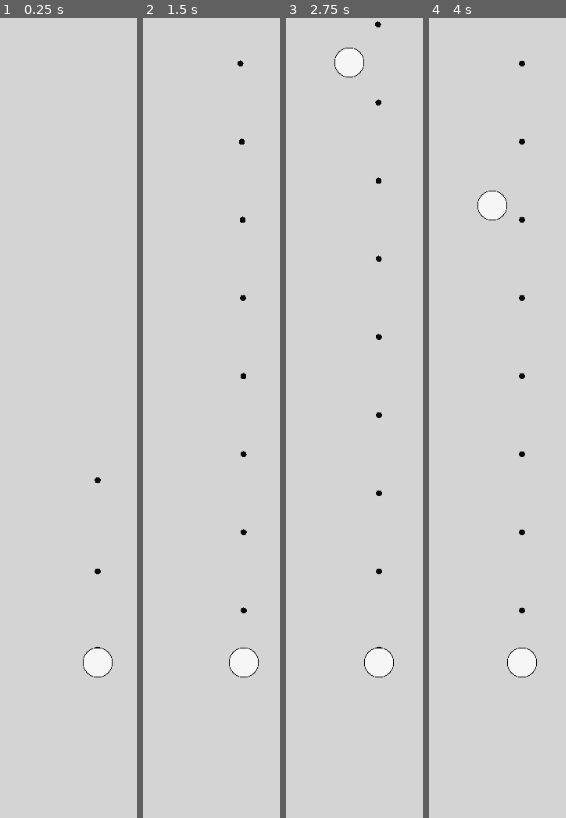
Above: before the commit, frames 1-4 (left to right).
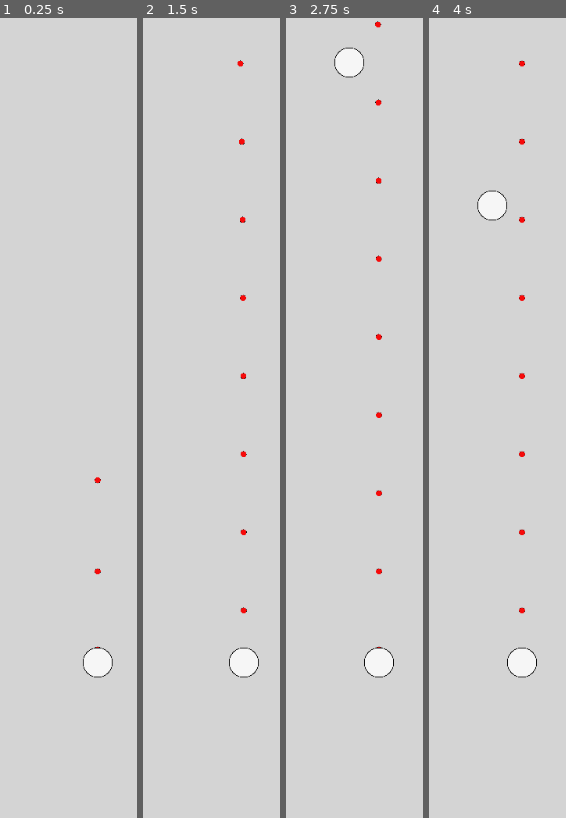
Above: after the commit, the same moments.

Repository: den-dimas/circlers-war
Game: Godot game, scene res://scenes/screens/main.tscn
Same seed, same stepped clock (60 frames per second), same inputs: the game is played once before the commit and once after it.
Inputs (mouse positions are in pixels of both pictures, inside the frame that each line leads up to):
- Up to frame 1 (0.25 s): no input
- Up to frame 2 (1.5 s): drag from (236, 722) to (outside the picture) at 0.52 s; drag from (145, 458) to (236, 722) at 1.27 s
- Up to frame 3 (2.75 s): move the mouse to (outside the picture) at 2.02 s; click (outside the picture) at 2.17 s
- Up to frame 4 (4 s): drag from (498, 578) to (outside the picture) at 2.77 s; move the mouse to (outside the picture) at 3.52 s; click (outside the picture) at 3.67 s

The runs differ from the first frame. In frame 1, less than 0.1% of the frame differs, in the area x 68-74%, y 57-79%; in frame 2, 0.2%; in frame 3, 0.2%, in the area x 64-71%, y 0-79%; in frame 4, 0.2%.

Commit message:
OPT: Make random speed more flexible

Diff:
--- a/scenes/weapon/bullet.tscn
+++ b/scenes/weapon/bullet.tscn
@@ -12,7 +12,7 @@
 script = ExtResource("1_f6b8w")
 
 [node name="Sprite2D" type="Sprite2D" parent="."]
-modulate = Color(0.0430392, 0.0430392, 0.0430392, 1)
+modulate = Color(1, 0.0431373, 0.0431373, 1)
 scale = Vector2(0.04, 0.04)
 texture = ExtResource("2_cps4n")
 
--- a/scripts/weapon/weapon.gd
+++ b/scripts/weapon/weapon.gd
@@ -35,3 +35,11 @@
 
 func _on_timer_timeout() -> void:
 	can_shoot = true
+
+func random_bullet_speed(limit_1: float, limit_2: float):
+	if limit_1 > limit_2:
+		bullet_speed = randf_range(limit_2, limit_1)
+		return
+	else:
+		bullet_speed = randf_range(limit_1, limit_2)
+		return
